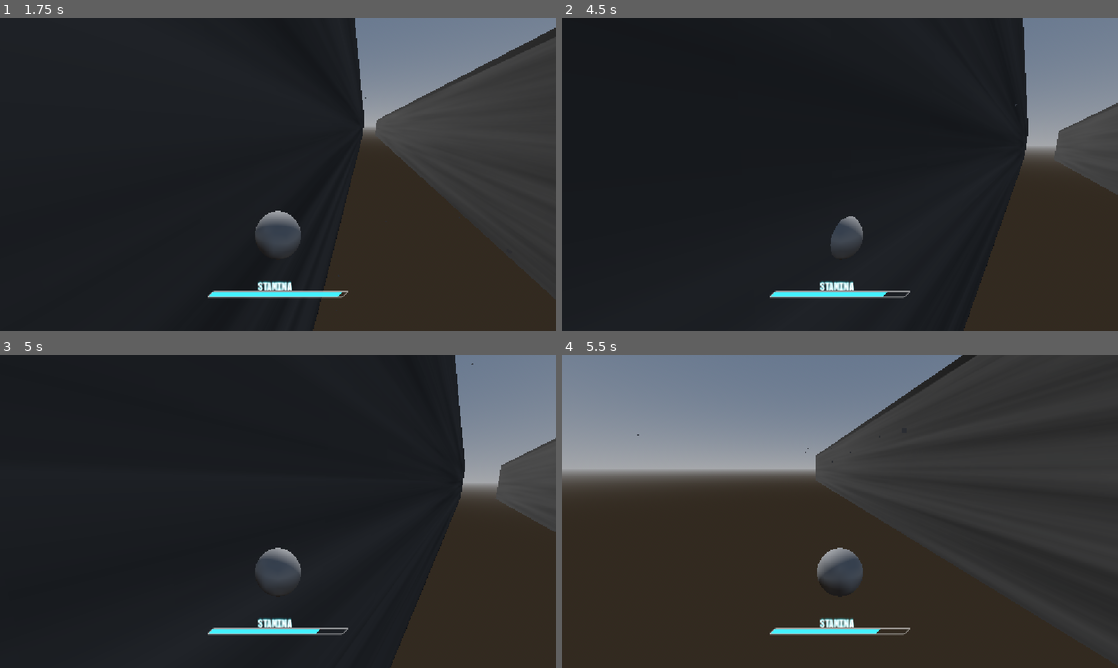
Above: before the commit, frames 1-4 (two rows, left to right).
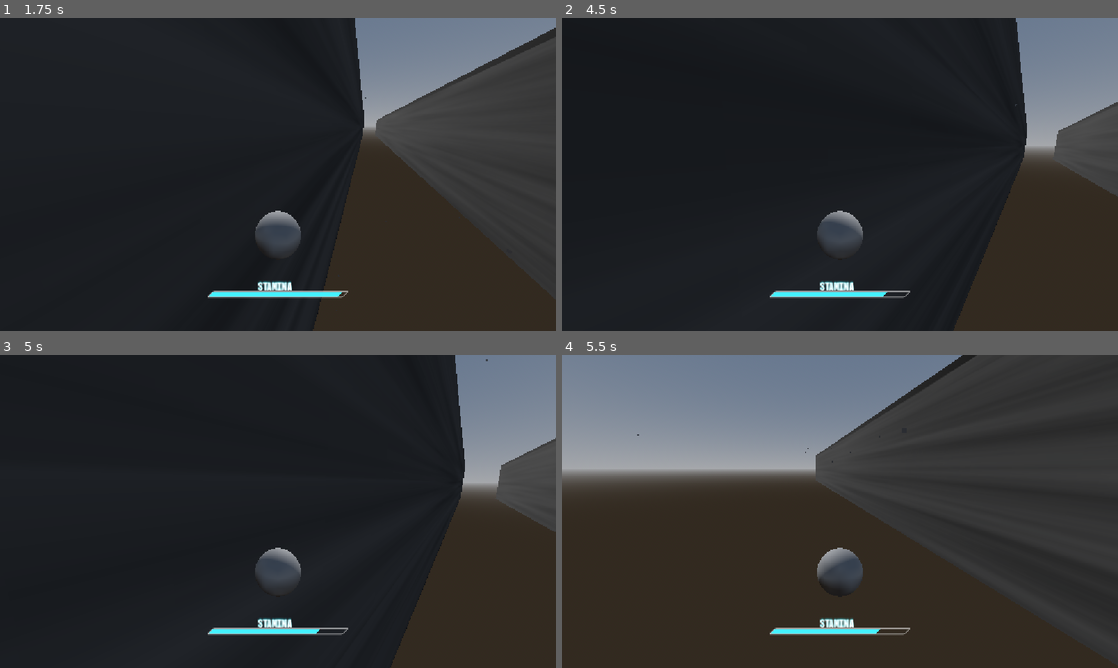
Above: after the commit, the same moments.

Repository: PortalGolem/havenIE2026GameJam
Game: Godot game, scene res://Scenes/Main.tscn
Same seed, same stepped clock (60 frames per second), same inputs: the game is played once before the commit and once after it.
Inputs (mouse positions are in pixels of both pictures, inside the frame that each line leads up to):
- Up to frame 1 (1.75 s): move the mouse to (305, 174) at 0.52 s; press the mouse at (305, 174) at 0.53 s; hold W (Forward) from 0.53 s (still down); tap Space (Jump) at 0.77, 1.52 s; move the mouse to (250, 174) at 1.27 s; release the mouse at (250, 174) at 1.28 s; tap Shift (Dash) at 1.35 s
- Up to frame 2 (4.5 s): keep holding W (Forward); move the mouse to (851, 168) at 2.02 s; press the mouse at (851, 168) at 2.03 s; move the mouse to (834, 180) at 2.77 s; release the mouse at (834, 180) at 2.78 s; tap Shift (Dash) at 2.85, 4.35 s; tap Space (Jump) at 3.02, 3.77 s; move the mouse to (878, 177) at 3.52 s; press the mouse at (878, 177) at 3.53 s; tap Enter at 4.25 s; move the mouse to (795, 171) at 4.27 s; release the mouse at (795, 171) at 4.28 s
- Up to frame 3 (5 s): keep holding W (Forward); tap Space (Jump) at 4.52 s
- Up to frame 4 (5.5 s): keep holding W (Forward); move the mouse to (845, 511) at 5.02 s; press the mouse at (845, 511) at 5.03 s

Frame 1 is identical in both runs. In frame 2, 1.1% of the frame differs, in the area x 45-100%, y 0-100%; in frame 3, less than 0.1%; in frame 4, nothing differs.

Commit message:
Fix wall dash stick

Diff:
--- a/Player/PlayerController.gd
+++ b/Player/PlayerController.gd
@@ -230,7 +230,10 @@
 	#Engine.time_scale = Game_Speed
 
 func _playerEnterWallCollider(wall:Node3D):
-	print("WALL!")
+	if (wallNormal.x > 0):
+		position.x = wallX - wallDistance
+	else:
+		position.x = wallX + wallDistance
 	wallNormal = wall.position - position
 	wallX = wall.position.x
 
